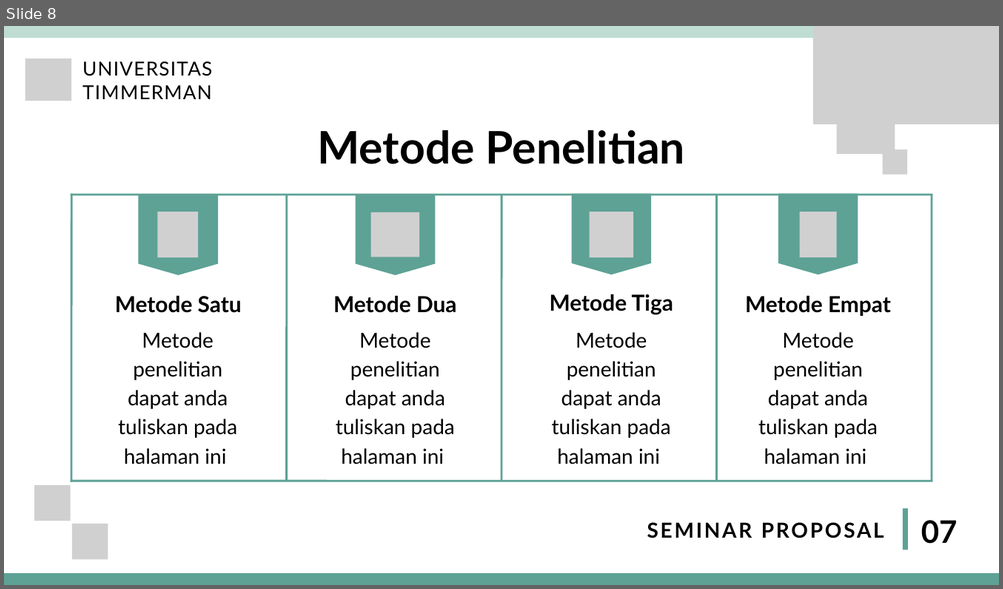
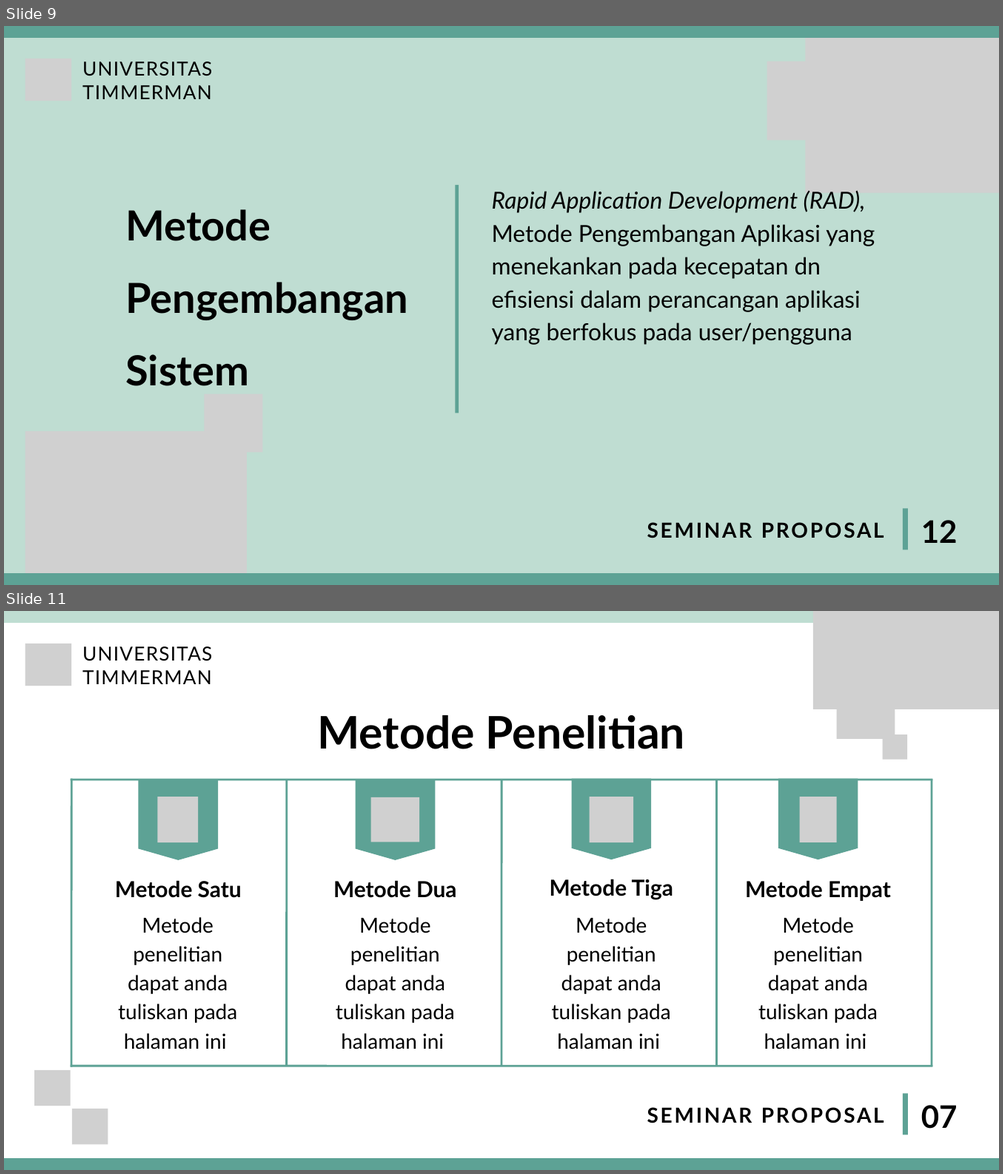
Before and after one commit to paulwenny/MyProposalSkripsi2020, a slide deck: PPT Ujian Proposal - Skripsi/PPT SEMPRO PAULINUS WENEHENUBUN 20210090.pptx. Shown one above the other, each under a label of ours: slide 8 before the commit, slides 9 and 11 after it; the slides between them are not shown. The pictures are 1003x589 and 1003x1174 pixels, drawn with LibreOffice and Linux fonts; fonts in the diff are those of the drawing; grey boxes stand for pictures. Boxes give left, top, right and bottom in pixels: in the first picture for what was removed or moved away, otherwise in the second. Text is boxed around its words. In the diff, an @@ line names an element or a change of style, - is before the commit and + after.

```diff
--- a/PPT Ujian Proposal - Skripsi/PPT SEMPRO PAULINUS WENEHENUBUN 20210090.pptx
+++ b/PPT Ujian Proposal - Skripsi/PPT SEMPRO PAULINUS WENEHENUBUN 20210090.pptx
@@ slide 9 added at (4, 26, 999, 585), background #BFDDD2 @@
@@ freeform shape added at (4, 26, 999, 37), fill #5DA295 @@
@@ picture added at (805, 26, 999, 192) @@
@@ picture added at (25, 59, 71, 101) @@
@@ picture added at (38, 67, 58, 86) @@
@@ text added at (82, 62, 212, 99), 28 pt, text #000000 @@
+UNIVERSITAS
+TIMMERMAN
@@ picture added at (767, 62, 865, 141) @@
@@ line added from (457, 413) to (457, 185), #5DA295 5.25 pt @@
@@ text added at (492, 190, 874, 345), 34 pt, text #000000 @@
+Rapid Application Development (RAD),
+Metode Pengembangan Aplikasi yang menekankan pada kecepatan dn efisiensi dalam perancangan aplikasi yang berfokus pada user/pengguna
@@ text added at (125, 210, 408, 386), 60 pt, text #000000, bold @@
+Metode Pengembangan Sistem
@@ picture added at (204, 394, 262, 452) @@
@@ picture added at (25, 432, 247, 585) @@
@@ line added from (905, 509) to (905, 550), #5DA295 7.5 pt @@
@@ text added at (647, 523, 884, 539), 30 pt, text #000000, bold @@
+SEMINAR PROPOSAL
@@ text added at (921, 520, 957, 543), 45 pt, text #000000, bold @@
+12
@@ freeform shape added at (4, 574, 999, 585), fill #5DA295 @@
@@ what was slide 8 is now slide 11 @@
```
Also in this commit, not shown: 6 slides changed, 4 other slides added, 2 slides removed.
